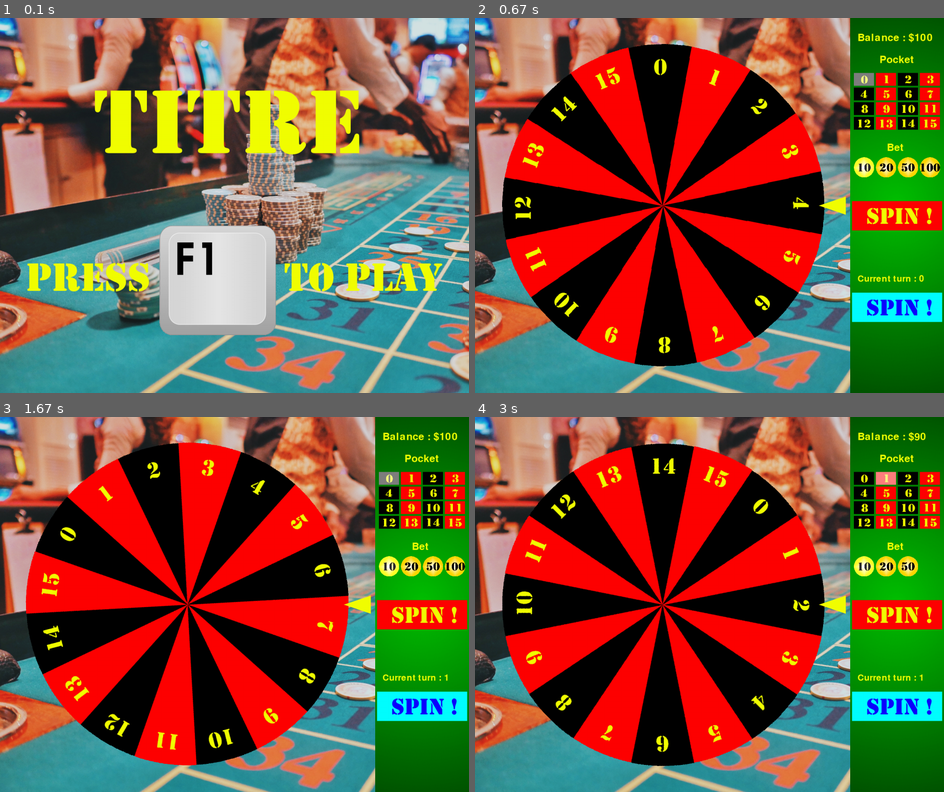
Above: before the commit, frames 1-4 (two rows, left to right).
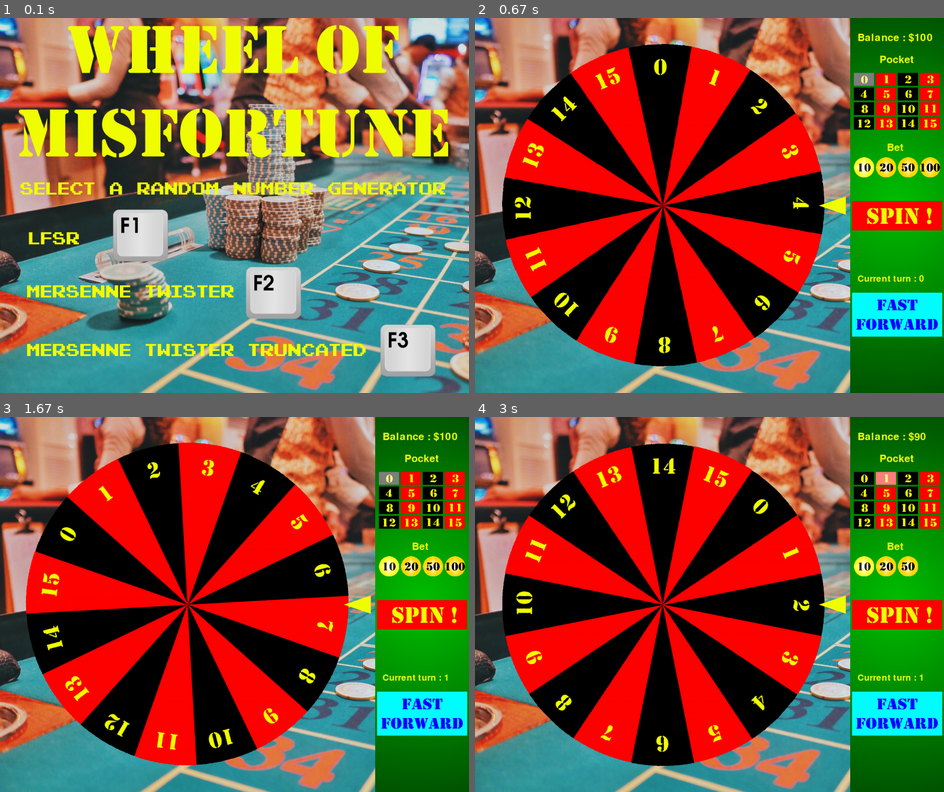
Above: after the commit, the same moments.

Repository: mehradn7/cryptocasino
Game: pygame game, started from main.py
Two runs of this game, one before a commit and one after it. Both use one fixed random seed, a clock stepped at 60 frames per second and the inputs below.
Inputs (mouse positions are in pixels of both pictures, inside the frame that each line leads up to):
- Up to frame 1 (0.1 s): no input
- Up to frame 2 (0.67 s): tap F3 at 0.33 s
- Up to frame 3 (1.67 s): click (121, 608) at 0.82 s; click (422, 615) at 1.33 s
- Up to frame 4 (3 s): click (887, 477) at 2.25 s; click (709, 649) at 2.6 s; move the mouse to (831, 664) at 2.87 s

The runs differ from the first frame. In frame 1, 29% of the frame differs, in the area x 4-96%, y 1-96%; in frame 2, 1.2%; in frame 3, 1.2%; in frame 4, 1.2%.

Commit message:
graphical update

Diff:
--- a/params.py
+++ b/params.py
@@ -1,5 +1,5 @@
 # Graphical parameters
-GAME_TITLE = "Crypto Casino"
+GAME_TITLE = "Wheel Of Misfortune"
 WINDOW_HEIGHT = 1024
 WINDOW_WIDTH = 1280
 WHEEL_DIAMETER = 950
--- a/view/interface.py
+++ b/view/interface.py
@@ -28,7 +28,7 @@
         self.launch_button = button.Button(WINDOW_HEIGHT + 5, 500, 246, 80, pygame.image.load(IMAGE_LAUNCHBUTTON).convert_alpha(),
         pygame.image.load(IMAGE_LAUNCHBUTTON).convert_alpha(), pygame.image.load(IMAGE_LAUNCHBUTTON).convert_alpha())
 
-        self.ff_button = button.Button(WINDOW_HEIGHT + 5, 750, 246, 80, pygame.image.load(IMAGE_FFBUTTON).convert_alpha(),
+        self.ff_button = button.Button(WINDOW_HEIGHT + 5, 750, 246, 120, pygame.image.load(IMAGE_FFBUTTON).convert_alpha(),
         pygame.image.load(IMAGE_LAUNCHBUTTON).convert_alpha(), pygame.image.load(IMAGE_FFBUTTON).convert_alpha())
 
         for i in range(16):
Binary file changed: images/accueil.png
Binary file changed: images/ff.png
